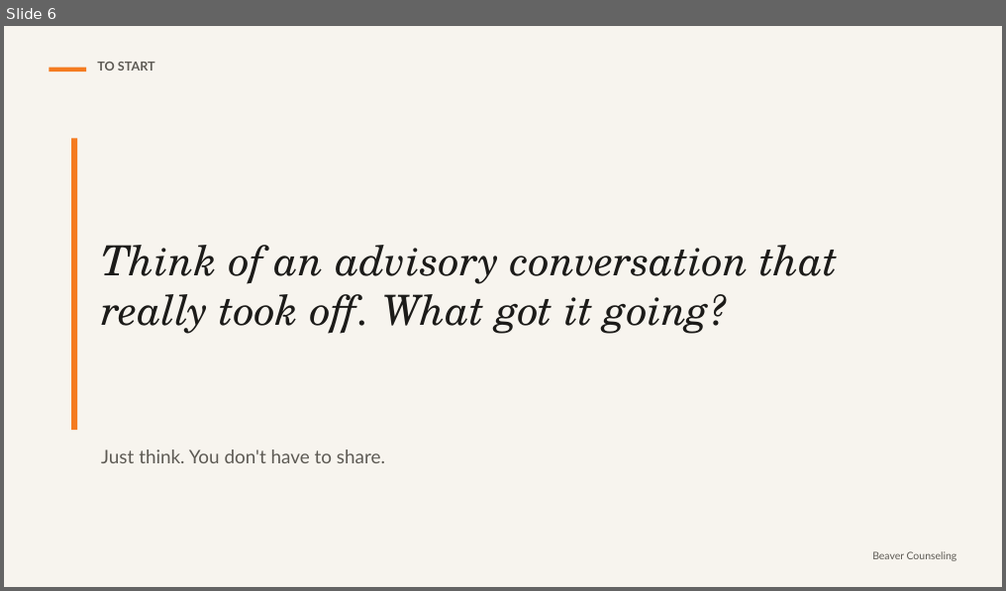
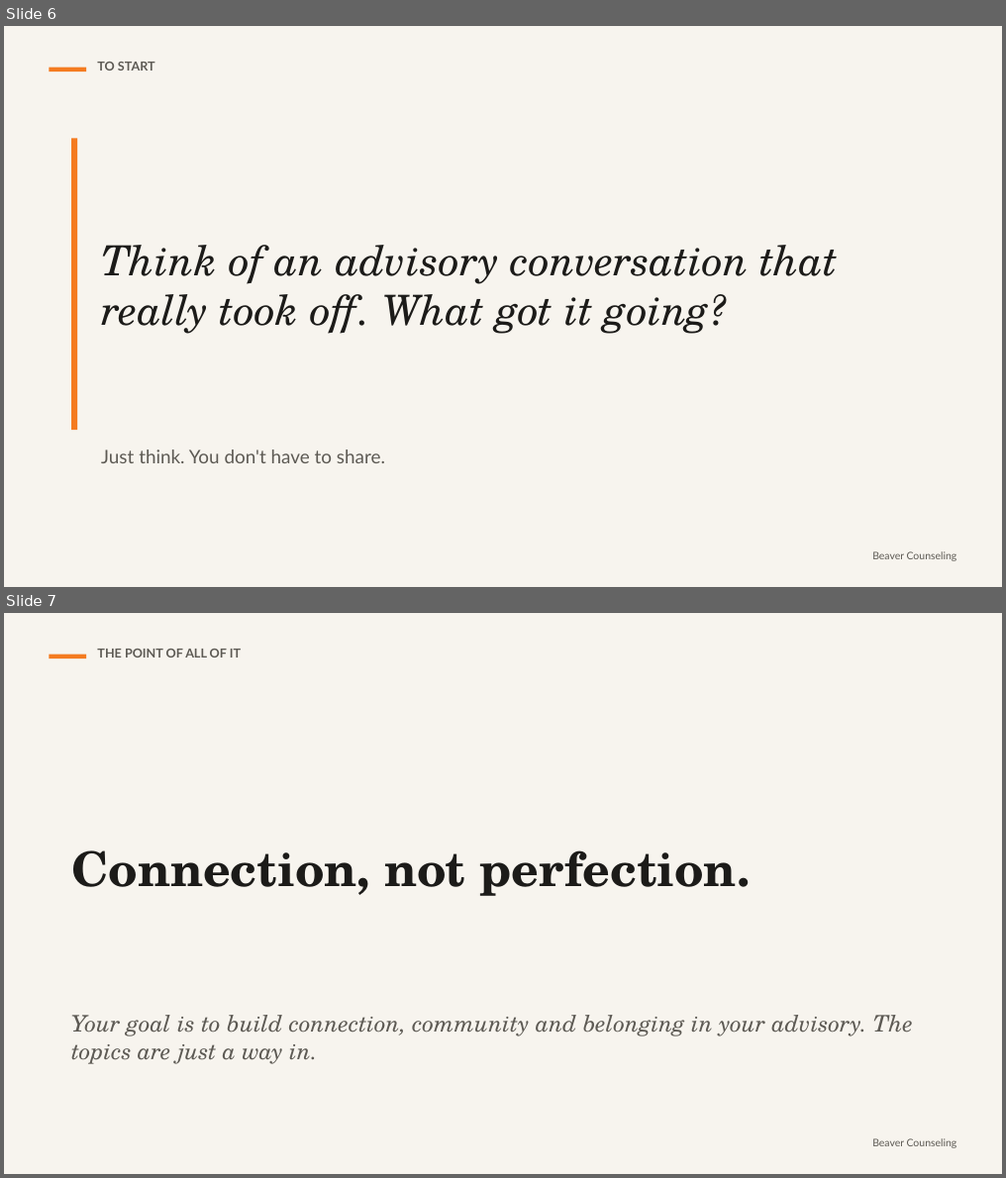
Before and after one commit to rmwtoolkit/bcds-toolkit, a slide deck: decks/using-the-toolkit-lesson-v2.pptx. Shown one above the other, each under a label of ours: slide 6 before the commit, slides 6 and 7 after it. The pictures are 1006x591 and 1006x1178 pixels, drawn with LibreOffice and Linux fonts; fonts in the diff are those of the drawing. Boxes give left, top, right and bottom in pixels: in the first picture for what was removed or moved away, otherwise in the second. Text is boxed around its words. In the diff, an @@ line names an element or a change of style, - is before the commit and + after.

```diff
--- a/decks/using-the-toolkit-lesson-v2.pptx
+++ b/decks/using-the-toolkit-lesson-v2.pptx
@@ slide 7 added at (4, 613, 1002, 1174), background #F7F4EE @@
@@ rectangle added at (49, 655, 86, 659), fill #F47B20 @@
@@ text added at (97, 649, 241, 658), 12 pt, text #5D5A54, bold @@
+THE POINT OF ALL OF IT
@@ text added at (71, 851, 749, 896), 46 pt, text #1C1B19, bold @@
+Connection, not perfection.
@@ text added at (71, 1015, 913, 1064), 22 pt, text #5D5A54, italic @@
+Your goal is to build connection, community and belonging in your advisory. The topics are just a way in.
@@ text added at (872, 1139, 957, 1149), 10 pt, text #5D5A54 @@
+Beaver Counseling
```
Also in this commit, not shown: 3 slides changed, 2 other files.
